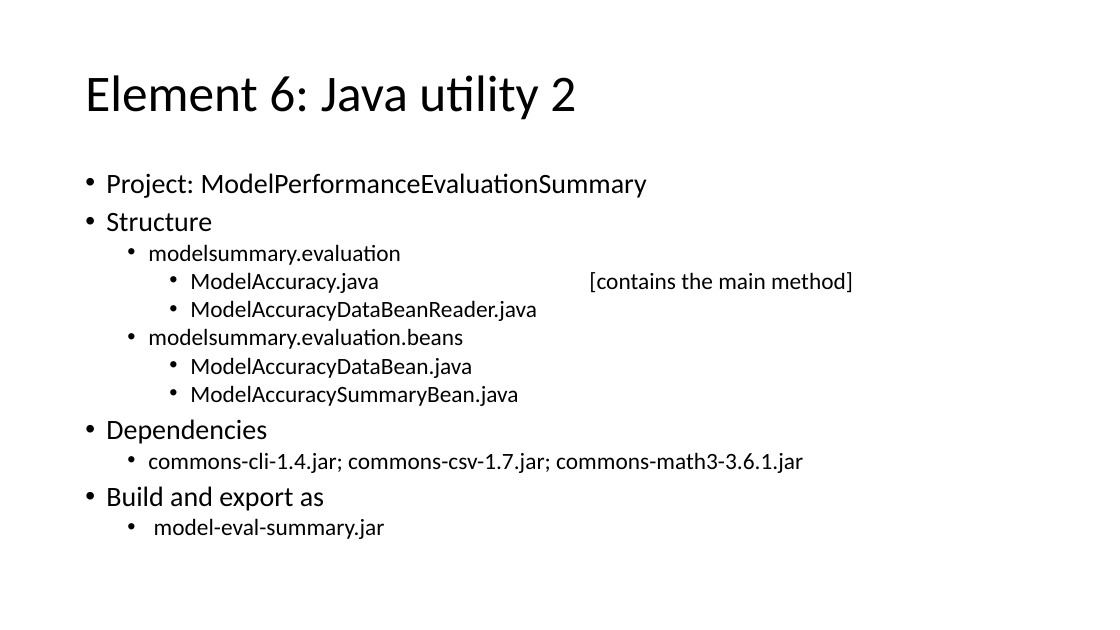
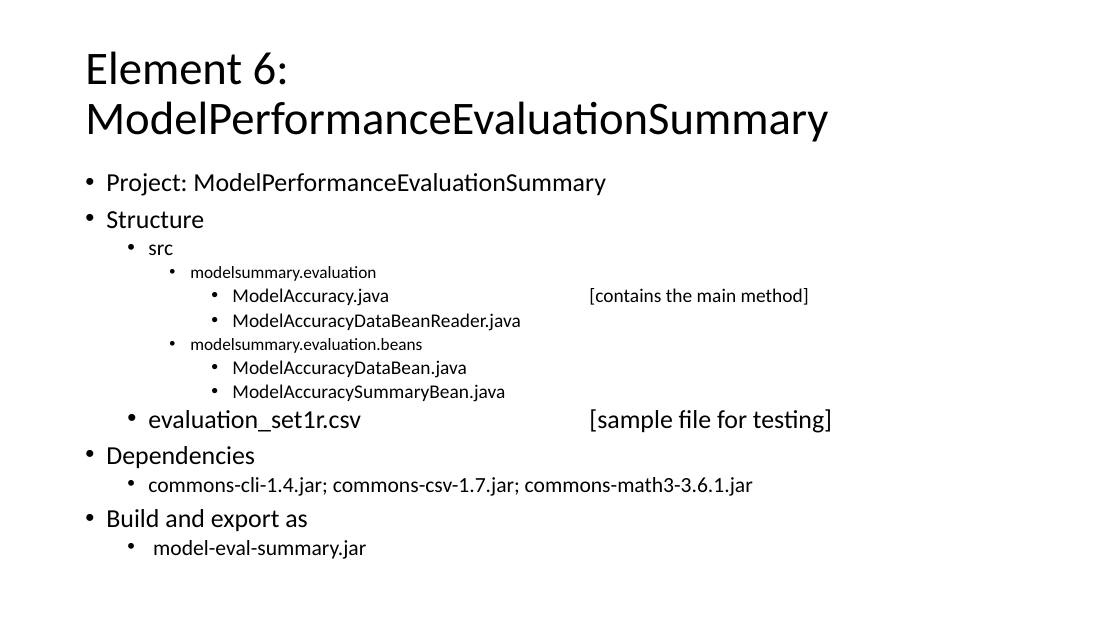
Before and after one commit to raghuramakrishnan71/predmodelswebpage, a slide deck: slide 27 of Performance Evaluation of MLT in Web Page Load Time Prediction - Datasets and Scripts.pptx. Drawn at 1120x630 pixels with LibreOffice and Linux fonts; fonts in the diff are those of the drawing. Boxes give left, top, right and bottom in pixels: in the first picture for what was removed or moved away, otherwise in the second. Text is boxed around its words. In the diff, an @@ line names an element or a change of style, - is before the commit and + after.

Commit message:
Revised version

```diff
--- a/Performance Evaluation of MLT in Web Page Load Time Prediction - Datasets and Scripts.pptx
+++ b/Performance Evaluation of MLT in Web Page Load Time Prediction - Datasets and Scripts.pptx
@@ title at [85,51,828,142]: text changed; size 44 to 40 pt @@
-Element 6: Java utility 2
+Element 6: ModelPerformanceEvaluationSummary
@@ text at [106,173,809,559]: size 24 to 22.2 pt in "Project: ModelPerformanceEvaluationSummary", "Structure", "Dependencies", "Build and export as"; size 20 to 14.8 pt in "modelsummary.evaluation", "modelsummary.evaluation.beans"; size 20 to 16.6 pt in "ModelAccuracy.java [contains the main method]", "ModelAccuracyDataBeanReader.java", "ModelAccuracyDataBean.java", "ModelAccuracySummaryBean.java"; size 20 to 18.5 pt in "commons-cli-1.4.jar; commons-csv-1.7.jar; commons-math3-3.6. ...", "model-eval-summary.jar"; list level 2 to 3 in "modelsummary.evaluation"; list level 3 to 4 in "ModelAccuracy.java [contains the main method]"; list level 3 to 4 in "ModelAccuracyDataBeanReader.java"; list level 2 to 3 in "modelsummary.evaluation.beans"; list level 3 to 4 in "ModelAccuracyDataBean.java"; list level 3 to 4 in "ModelAccuracySummaryBean.java" @@
@@ text at [148,244,173,255]: paragraph added @@
+  • src
@@ text at [148,409,832,433]: paragraph added @@
+  • evaluation_set1r.csv [sample file for testing]
```
Also in this commit, not shown: 4 other slides changed.
